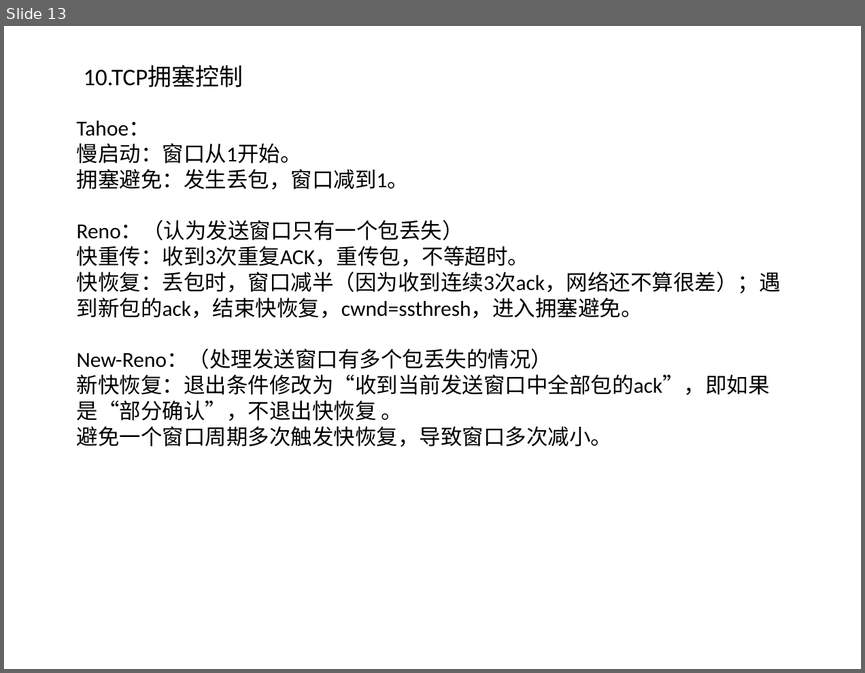
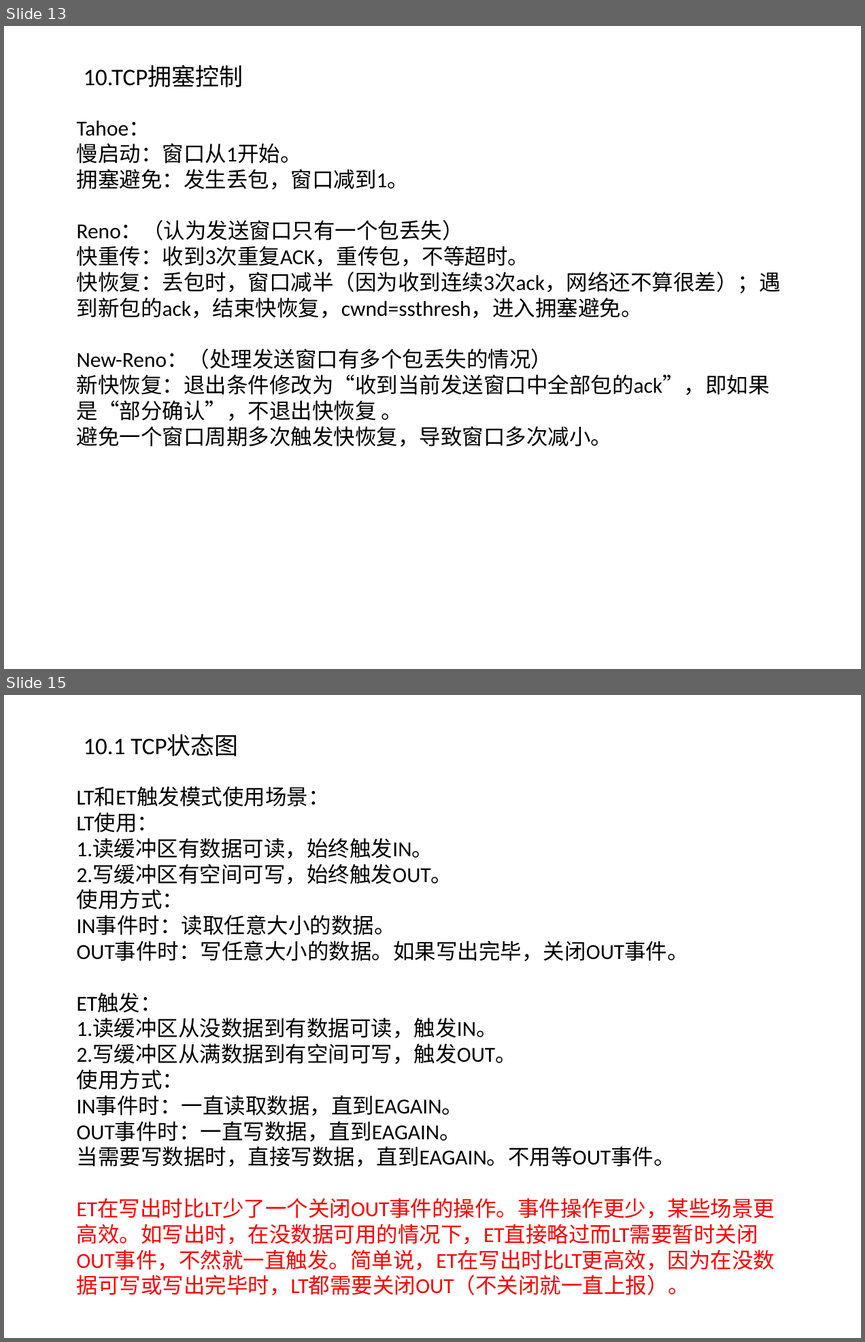
Before and after one commit to willkk/go, a slide deck: algos_summary.pptx. Shown one above the other, each under a label of ours: slide 13 before the commit, slides 13 and 15 after it; the slides between them are not shown. The pictures are 865x673 and 865x1342 pixels, drawn with LibreOffice and Linux fonts; fonts in the diff are those of the drawing. Boxes give left, top, right and bottom in pixels: in the first picture for what was removed or moved away, otherwise in the second. Text is boxed around its words. In the diff, an @@ line names an element or a change of style, - is before the commit and + after.

```diff
--- a/algos_summary.pptx
+++ b/algos_summary.pptx
@@ slide 15 added at [4,695,861,1338], background #FFFFFF @@
@@ text added at [84,734,238,756], 20 pt, text #000000 @@
+10.1 TCP状态图
@@ text added at [77,787,775,1295], 18 pt, text #000000 @@
+LT和ET触发模式使用场景：
+LT使用：
+1.读缓冲区有数据可读，始终触发IN。
+2.写缓冲区有空间可写，始终触发OUT。
+使用方式：
+IN事件时：读取任意大小的数据。
+OUT事件时：写任意大小的数据。如果写出完毕，关闭OUT事件。
+ET触发：
+1.读缓冲区从没数据到有数据可读，触发IN。
+2.写缓冲区从满数据到有空间可写，触发OUT。
+使用方式：
+IN事件时：一直读取数据，直到EAGAIN。
+OUT事件时：一直写数据，直到EAGAIN。
+当需要写数据时，直接写数据，直到EAGAIN。不用等OUT事件。
+ET在写出时比LT少了一个关闭OUT事件的操作。事件操作更少，某些场景更高效。如写出时，在没数据可用的情况下，ET直接略过而LT需要暂时关闭OUT事件，不然就一直触发。简单说，ET在写出时比LT更高效，因为在没数据可写或写出完毕时，LT都需要关闭OUT（不关闭就一直上报）。
```
Also in this commit, not shown: 2 slides changed, 4 other slides added, 1 other file.
